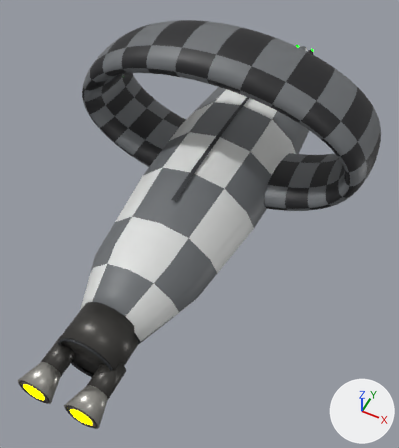
The glTF model ThoriumGap_JS/models/Ship_Hooper_740839.glb as it was, and as the next commit left it.
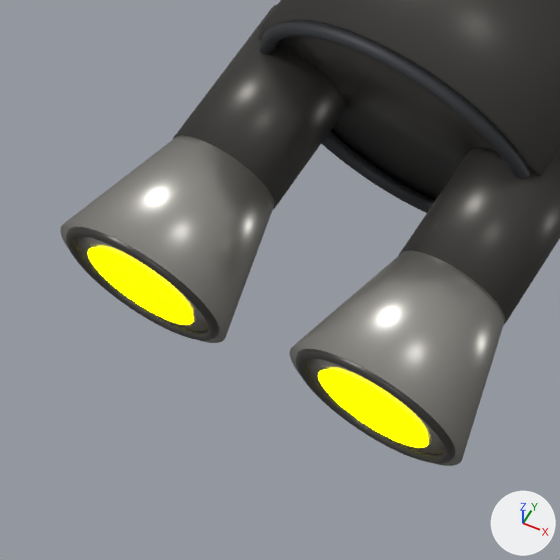
The first picture shows the older version from a camera (50 mm lens) standing at (2.01, -4.86, 4.59) and looking at (0.15, -1.15, -0.06). The close-ups show the older and then the newer version on the part from 1% to 30% of the width and 75% to 100% of the height of that picture. Only the edits that show in the close-ups are written down. Arrows for +X, +Y and +Z are at lower right; the lights stay in place. Where no turn or scale is listed for an object, it has been applied to the vertices.

Names of what the first close-up shows: 'EngineBell_Left_AftHullBurnishedNozzle', 'EngineBell_Right_AftHullBurnishedNozzle', 'EngineBlock_AftHullDarkTrimRing', 'EngineBlock_AftHullIntegratedMountPlate', 'EngineEmitter', 'EngineLip_Left_DarkNozzleRim', 'EngineLip_Right_DarkNozzleRim', 'EngineThroat_Left_AftHullDarkSocket', 'EngineThroat_Right_AftHullDarkSocket'.
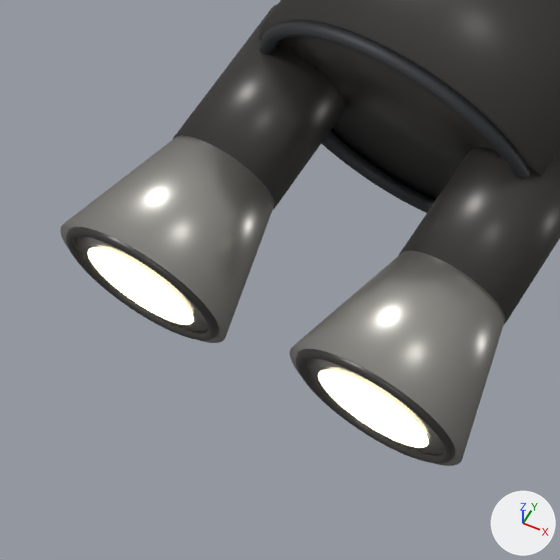
Location of each change, [x1, y1, x2, y2] in pixels of the close-ups (560 x 560 px):
'EngineEmitter', recoloured
    both: [88, 247, 429, 448]

The change, as a diff of the scene's bpy script:
```diff
--- a/ThoriumGap_JS/models/Ship_Hooper_740839.glb.py
+++ b/ThoriumGap_JS/models/Ship_Hooper_740839.glb.py
@@ mat_engineglow @@
 mat_engineglow.roughness = 1.0
-mat_engineglow.emission_color = (1.0, 1.0, 0.0)  # yellow #ffff00
+mat_engineglow.emission_color = (0.62, 0.57, 0.4)  # beige #cec7aa
 mat_engineglow.emission_strength = 5.0
```
